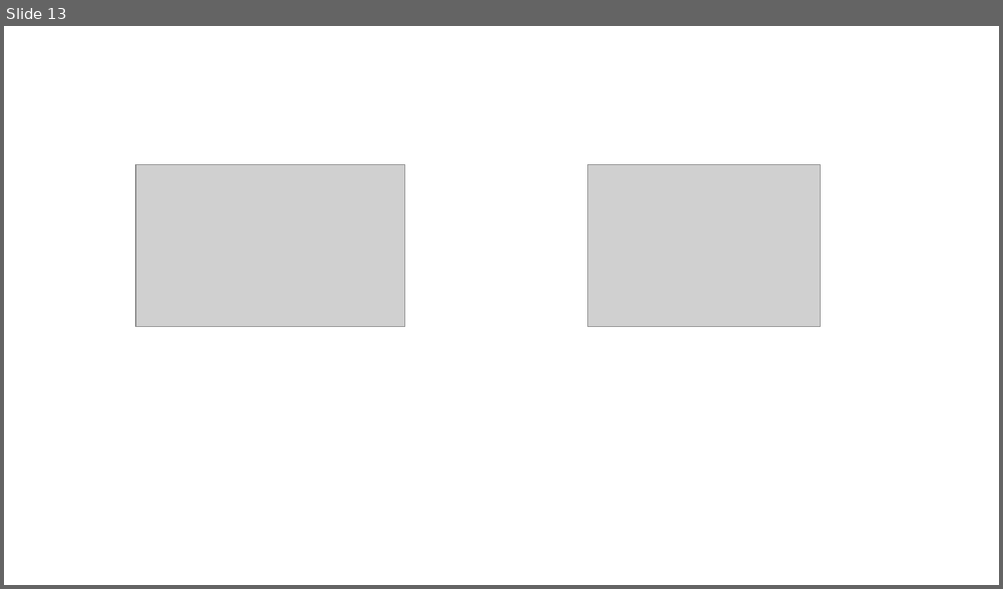
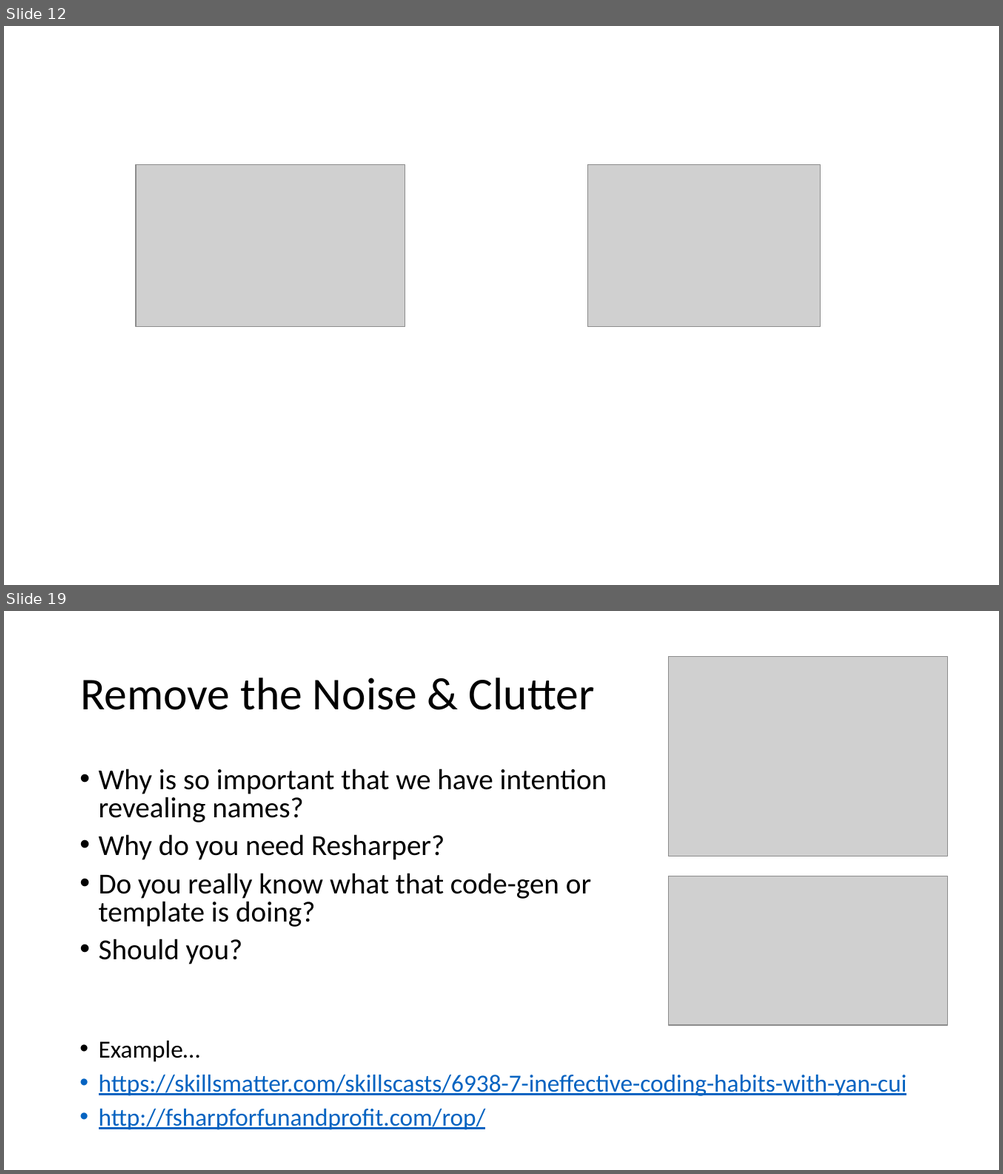
Before and after one commit to jamessdixon/REPL-Driven-Development, a slide deck: REPL-Driven-Development.pptx. Shown one above the other, each under a label of ours: slide 13 before the commit, slides 12 and 19 after it; the slides between them are not shown. The pictures are 1003x589 and 1003x1174 pixels, drawn with LibreOffice and Linux fonts; fonts in the diff are those of the drawing; grey boxes stand for pictures. Boxes give left, top, right and bottom in pixels: in the first picture for what was removed or moved away, otherwise in the second. Text is boxed around its words. In the diff, an @@ line names an element or a change of style, - is before the commit and + after.

```diff
--- a/REPL-Driven-Development.pptx
+++ b/REPL-Driven-Development.pptx
@@ slide 19 added at (4,611,999,1170), background #FFFFFF @@
@@ picture added at (668,657,947,857) @@
@@ title added at (80,678,595,710), 44 pt, text #000000 @@
+Remove the Noise & Clutter
@@ text added at (99,769,607,965), 28 pt, text #000000 @@
+• Why is so important that we have intention revealing names?
+• Why do you need Resharper?
+• Do you really know what that code-gen or template is doing?
+• Should you?
@@ picture added at (668,877,947,1026) @@
@@ text added at (99,1041,907,1130), 23.8 pt, text #0563C1, underline @@
+• Example…
+• https://skillsmatter.com/skillscasts/6938-7-ineffective-coding-habits-with-yan-cui
+• http://fsharpforfunandprofit.com/rop/
@@ what was slide 13 is now slide 12 @@
```
Also in this commit, not shown: 5 slides changed, 3 other slides added, 4 slides removed, 30 other files.
